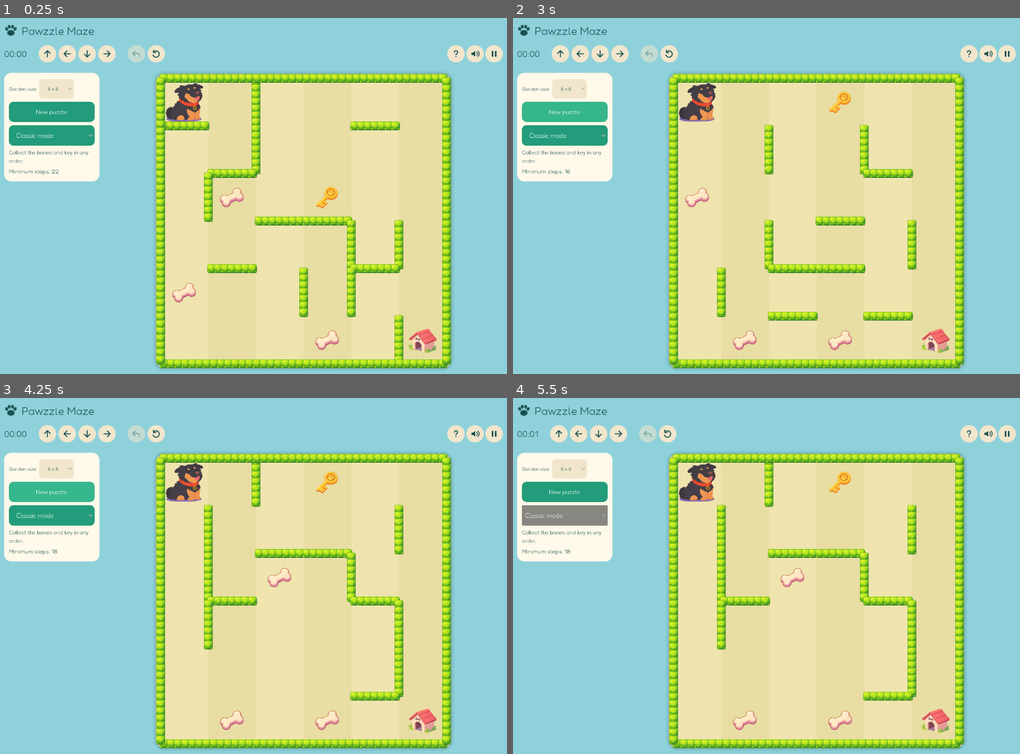
Above: before the commit, frames 1-4 (two rows, left to right).
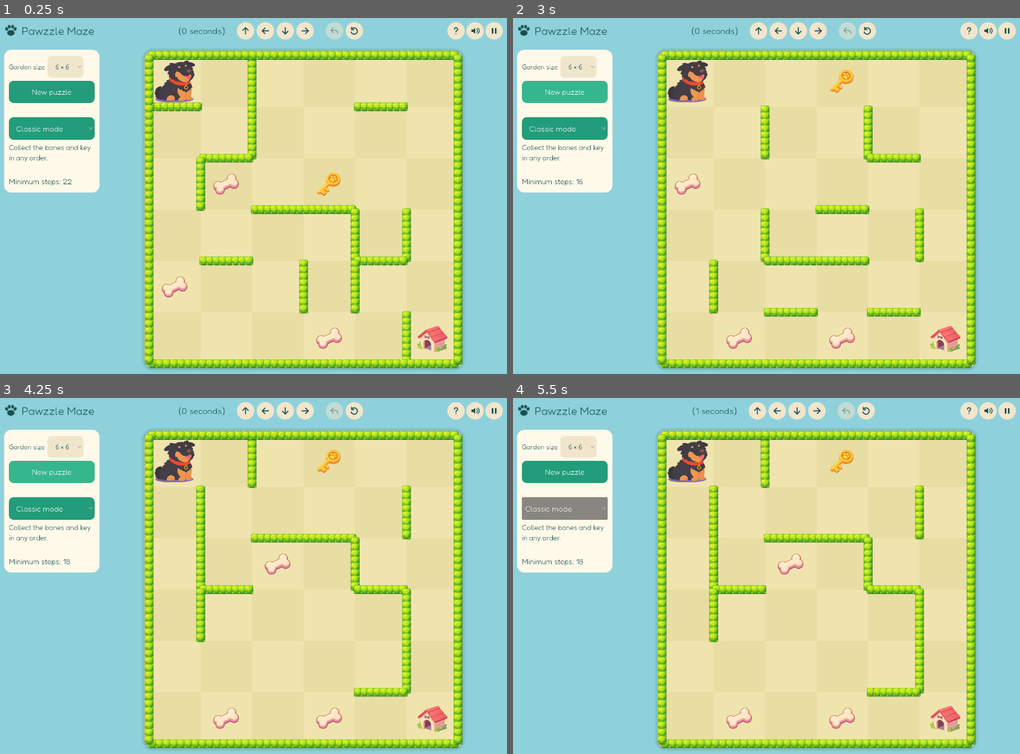
Above: after the commit, the same moments.

Repository: timothylee58/Pawzzle-Maze
Game: Godot game, scene res://garden/main.tscn
The game is run twice, just before and just after one commit, with the same random seed, the same clock (stepped at 60 frames per second) and the same inputs. Sound files missing from this copy of the repository are replaced by a short silence.
Inputs (mouse positions are in pixels of both pictures, inside the frame that each line leads up to; where the layout moved, square brackets give the same spot in the first picture):
- Up to frame 1 (0.25 s): no input
- Up to frame 2 (3 s): click (867, 32) [670, 53] at 0.5 s; click (867, 32) [670, 53] at 1.25 s; click (867, 32) [670, 53] at 2 s; click "New puzzle" at 2.75 s
- Up to frame 3 (4.25 s): click "New puzzle" at 3.5 s
- Up to frame 4 (5.5 s): click "Classic mode" at 4.25 s; click "Classic mode" at 5 s

The runs differ from the first frame. In frame 1, 27% of the frame differs, in the area x 0-100%, y 1-99%; in frame 2, 26%; in frame 3, 27%; in frame 4, 27%.

Commit message:
Align game header, enlarge sidebar and fix checkerboard tiles

Diff:
--- a/games/godot/garden/board.gd
+++ b/games/godot/garden/board.gd
@@ -60,7 +60,7 @@
 	draw_style_box(island, board_rect.grow(12))
 	for p in level.size * level.size:
 		var rect := Rect2(board_rect.position + Vector2(p % level.size, p / level.size) * cell_size, Vector2.ONE * cell_size)
-		draw_rect(rect, Color("#efe4ae") if p % 2 == 0 else Color("#e8dda3"))
+		draw_rect(rect, Color("#efe4ae") if (p % int(level.size) + int(p / int(level.size))) % 2 == 0 else Color("#e8dda3"))
 		if p == hint:
 			draw_rect(rect.grow(-3), Color("#37ac8b"), false, 4)
 		for old in trail:
--- a/games/godot/garden/integration_test.gd
+++ b/games/godot/garden/integration_test.gd
@@ -143,7 +143,7 @@
 				if state.key and state.mask != 7: valid_order = false
 			check(not path.is_empty() and game.rules.won(level, state) and valid_order, "hard solvable and ordered size %d sample %d" % [n, sample])
 
-	check(game.timer_label.text == "00:00", "timer has no prefix")
+	check(game.timer_label.text == "(0 seconds)", "timer displays elapsed seconds")
 	for n in range(5, 15):
 		for sample in 100:
 			for hard in [false, true]:
--- a/games/godot/garden/main.gd
+++ b/games/godot/garden/main.gd
@@ -136,13 +136,10 @@
 	page.add_theme_constant_override("separation", 12)
 	page.size_flags_vertical = Control.SIZE_EXPAND_FILL
 	margin.add_child(page)
-	header = Control.new()
-	header.custom_minimum_size.y = 170
-	page.add_child(header)
 	title_center = CenterContainer.new()
 	title_center.set_anchors_and_offsets_preset(Control.PRESET_TOP_LEFT)
 	title_center.custom_minimum_size.y = 44
-	header.add_child(title_center)
+	title_center.size_flags_vertical = Control.SIZE_SHRINK_CENTER
 	var brand := HBoxContainer.new()
 	brand.add_theme_constant_override("separation", 10)
 	title_center.add_child(brand)
@@ -157,7 +154,7 @@
 	brand.add_child(brand_title)
 	header_right = VBoxContainer.new()
 
-	timer_label = label("00:00", 22)
+	timer_label = label("(0 seconds)", 22)
 	timer_label.horizontal_alignment = HORIZONTAL_ALIGNMENT_LEFT
 	timer_label.vertical_alignment = VERTICAL_ALIGNMENT_CENTER
 	timer_label.autowrap_mode = TextServer.AUTOWRAP_OFF
@@ -169,8 +166,6 @@
 	pause_button = icon_button("pause", "Pause", _toggle_pause)
 	pause_button.process_mode = Node.PROCESS_MODE_ALWAYS
 	tools_row.add_child(pause_button)
-	header.resized.connect(_layout_header)
-	header_right.resized.connect(_layout_header)
 	layout = BoxContainer.new()
 	layout.add_theme_constant_override("separation", 12)
 	layout.size_flags_vertical = Control.SIZE_EXPAND_FILL
@@ -208,6 +203,10 @@
 	control_row.size_flags_horizontal = Control.SIZE_EXPAND_FILL
 	control_row.add_theme_constant_override("separation", 16)
 	control_strip.add_child(control_row)
+	control_row.add_child(title_center)
+	var brand_flex := Control.new()
+	brand_flex.size_flags_horizontal = Control.SIZE_EXPAND_FILL
+	control_row.add_child(brand_flex)
 	toolbar = HBoxContainer.new()
 	toolbar.add_theme_constant_override("separation", 6)
 	control_row.add_child(toolbar)
@@ -249,13 +248,14 @@
 	var size_row := HBoxContainer.new()
 	size_row.add_theme_constant_override("separation", 6)
 	setup.add_child(size_row)
-	var size_caption := label("Garden size", 13)
+	var size_caption := label("Garden size", 17)
 	size_caption.autowrap_mode = TextServer.AUTOWRAP_OFF
 	size_row.add_child(size_caption)
 	size_select = OptionButton.new()
 	size_select.size_flags_horizontal = Control.SIZE_SHRINK_BEGIN
 	for n in range(5, 15): size_select.add_item("%d × %d" % [n, n], n)
-	size_select.add_theme_font_size_override("font_size", 13)
+	size_select.add_theme_font_size_override("font_size", 17)
+	size_select.get_popup().add_theme_font_size_override("font_size", 17)
 	size_select.alignment = HORIZONTAL_ALIGNMENT_CENTER
 	size_select.selected = 1
 	size_select.custom_minimum_size.y = 44
@@ -267,17 +267,27 @@
 	select_style.content_margin_right = 8
 	size_select.add_theme_stylebox_override("normal", select_style)
 	size_select.item_selected.connect(func(_index): generate())
-	setup.add_child(button("New puzzle", generate, true))
+	var new_puzzle := button("New puzzle", generate, true)
+	new_puzzle.add_theme_font_size_override("font_size", 19)
+	setup.add_child(new_puzzle)
+	var mode_gap := Control.new()
+	mode_gap.custom_minimum_size.y = 20
+	setup.add_child(mode_gap)
 	mode_select = OptionButton.new()
 	for mode in ["Classic mode", "Hard mode", "Brutal mode"]: mode_select.add_item(mode)
+	mode_select.add_theme_font_size_override("font_size", 20)
+	mode_select.get_popup().add_theme_font_size_override("font_size", 20)
 	mode_select.custom_minimum_size.y = 44
 	mode_select.add_theme_stylebox_override("normal", style("#229c7a", 12))
 	mode_select.add_theme_color_override("font_color", Color.WHITE)
 	mode_select.item_selected.connect(_mode_changed)
 	setup.add_child(mode_select)
-	mode_description = label("Collect the bones and key in any order.", 14)
+	mode_description = label("Collect the bones and key in any order.", 18)
 	setup.add_child(mode_description)
-	minimum_label = label("", 15)
+	var optimum_gap := Control.new()
+	optimum_gap.custom_minimum_size.y = 20
+	setup.add_child(optimum_gap)
+	minimum_label = label("", 19)
 	minimum_label.tooltip_text = "Fewest legal tile moves from the start to collect all three bones and the key, then reach home in the selected mode."
 	setup.add_child(minimum_label)
 	overlay = _make_overlay()
@@ -340,6 +350,7 @@
 	help_box.add_child(label("Help Mocha collect all three bones and one key, then return to the doghouse.", 22))
 	help_box.add_child(label("CLASSIC MODE\nCollect the bones and key in any order, then go home.\n\nHARD MODE\nCollect al …(246 unchanged characters)…
 	help_box.add_child(label("Drag Mocha along open paths, tap an adjacent tile, or use the direction buttons. On a keyboa …(207 unchanged characters)…
+	help_box.add_child(label("Created by Frankie, Timothy, Han and Colin.", 18))
 	help_cover.hide()
 	scroll.show()
 	get_node("/root/GPX").pause_changed.connect(_paused)
@@ -393,7 +404,7 @@
 
 func _update_timer() -> void:
 	var seconds := int(elapsed)
-	timer_label.text = "%02d:%02d" % [int(seconds / 60.0), seconds % 60]
+	timer_label.text = "(%d seconds)" % seconds
 
 func _show_help() -> void:
 	scroll.hide()
Not shown, changed: docs/GODOT_GARDEN_RELEASE.md
Not shown, changed: releases/pawzzle-mochas-garden-gamepix.zip
